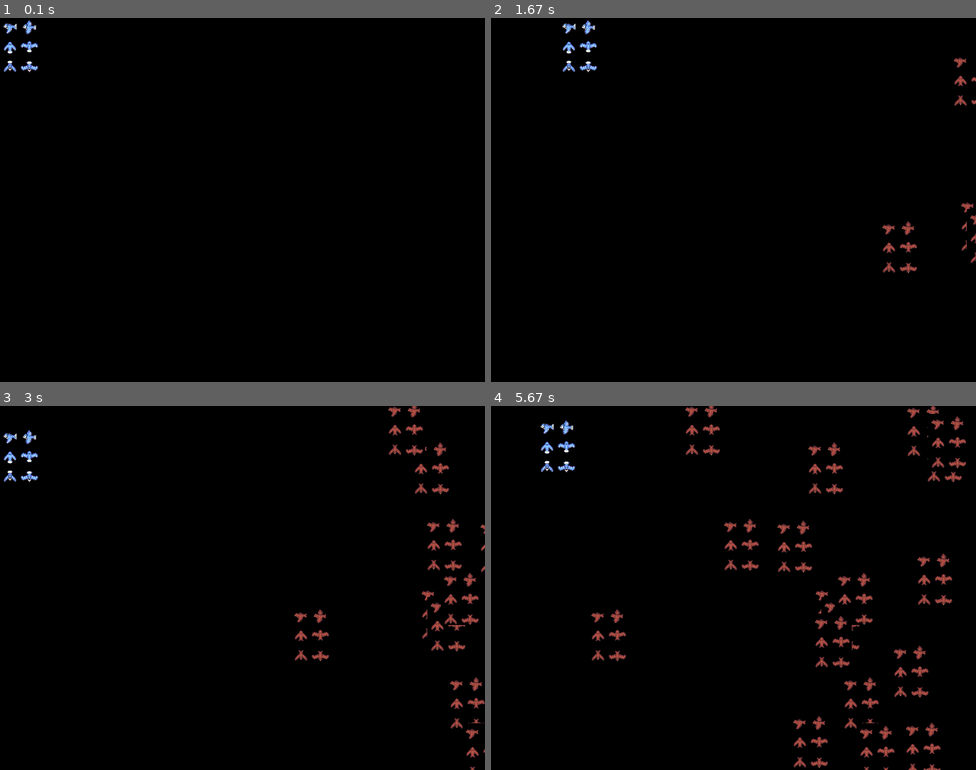
Above: before the commit, frames 1-4 (two rows, left to right).
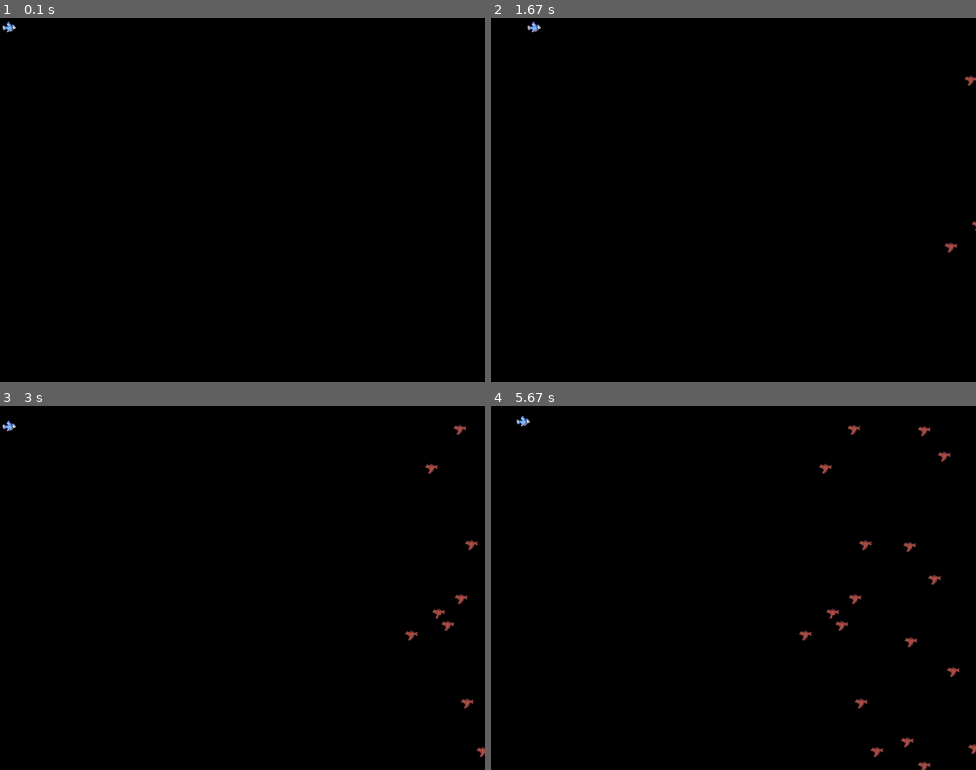
Above: after the commit, the same moments.

Repository: CameronBrenton/PyGame-Challenge
Game: pygame game, started from game.py
Two runs of this game, one before a commit and one after it. Both use one fixed random seed, a clock stepped at 60 frames per second and the inputs below.
Inputs:
- Up to frame 1 (0.1 s): no input
- Up to frame 2 (1.67 s): hold Right 0.33-0.8 s; hold Up 0.83-1.13 s; hold Right 1.17-1.63 s
- Up to frame 3 (3 s): hold Left 1.67-2.2 s; hold Down 2.23-2.53 s; hold Left 2.57-2.97 s
- Up to frame 4 (5.67 s): hold Up 3-3.37 s; hold Right 3.4-4.03 s; hold Down 4.07-4.43 s; hold Left 4.47-4.93 s; hold Right 4.97-5.43 s; hold Up from 5.47 s (still down)

The runs differ from the first frame. In frame 1, 0.3% of the frame differs, in the area x 0-8%, y 0-15%; in frame 2, 1.0%; in frame 3, 2.6%; in frame 4, 5.0%, in the area x 5-100%, y 0-100%.

Commit message:
Fixed starting sprite image for dev purposes, also changed player and enemy speeds

Diff:
--- a/game.py
+++ b/game.py
@@ -39,14 +39,14 @@
         self. direction = "R"
 
         sprite_sheet = SpriteSheet("bluejaySpritesheet.png")
-        image = sprite_sheet.getImage(0, 0, 66, 90)
+        image = sprite_sheet.getImage(66, 0, 30, 30)
         self.flying_frames_r.append(image)
         image = sprite_sheet.getImage(66, 0, 66, 90)
         self.flying_frames_r.append(image)
         image = sprite_sheet.getImage(132, 0, 67, 90)
         self.flying_frames_r.append(image)
 
-        image = sprite_sheet.getImage(0, 0, 66, 90)
+        image = sprite_sheet.getImage(66, 0, 30, 30)
         image = pygame.transform.flip(image, True, False)
         self.flying_frames_l.append(image)
         image = sprite_sheet.getImage(66, 0, 66, 90)
@@ -56,20 +56,20 @@
         image = pygame.transform.flip(image, True, False)
         self.flying_frames_l.append(image)
 
-        self.image = self.flying_frames_r[0]
+        self.image = self.flying_frames_l[0]
 
         self.image.set_colorkey((225, 225, 225), RLEACCEL)
         self.rect = self.image.get_rect()
 
     def update(self, pressed_keys):
         if pressed_keys[K_UP]:
-            self.rect.move_ip(0, -2)
+            self.rect.move_ip(0, -1)
         if pressed_keys[K_DOWN]:
-            self.rect.move_ip(0, 2)
+            self.rect.move_ip(0, 1)
         if pressed_keys[K_LEFT]:
-            self.rect.move_ip(-2, 0)
+            self.rect.move_ip(-1, 0)
         if pressed_keys[K_RIGHT]:
-            self.rect.move_ip(2, 0)
+            self.rect.move_ip(1, 0)
 
         if self.rect.left < 0:
             self.rect.left = 0
@@ -89,7 +89,7 @@
         self. direction = "L"
 
         sprite_sheet = SpriteSheet("redjaySpritesheet.png")
-        image = sprite_sheet.getImage(0, 0, 66, 90)
+        image = sprite_sheet.getImage(0, 0, 30, 30)
         self.flying_frames_l.append(image)
         image = sprite_sheet.getImage(66, 0, 66, 90)
         self.flying_frames_l.append(image)
@@ -106,7 +106,7 @@
                 random.randint(0, SCREEN_HEIGHT),
             )
         )
-        self.speed = random.randint(1, 2)
+        self.speed = random.randint(1, 1)
 
     def update(self):
         self.rect.move_ip(-self.speed, 0)
